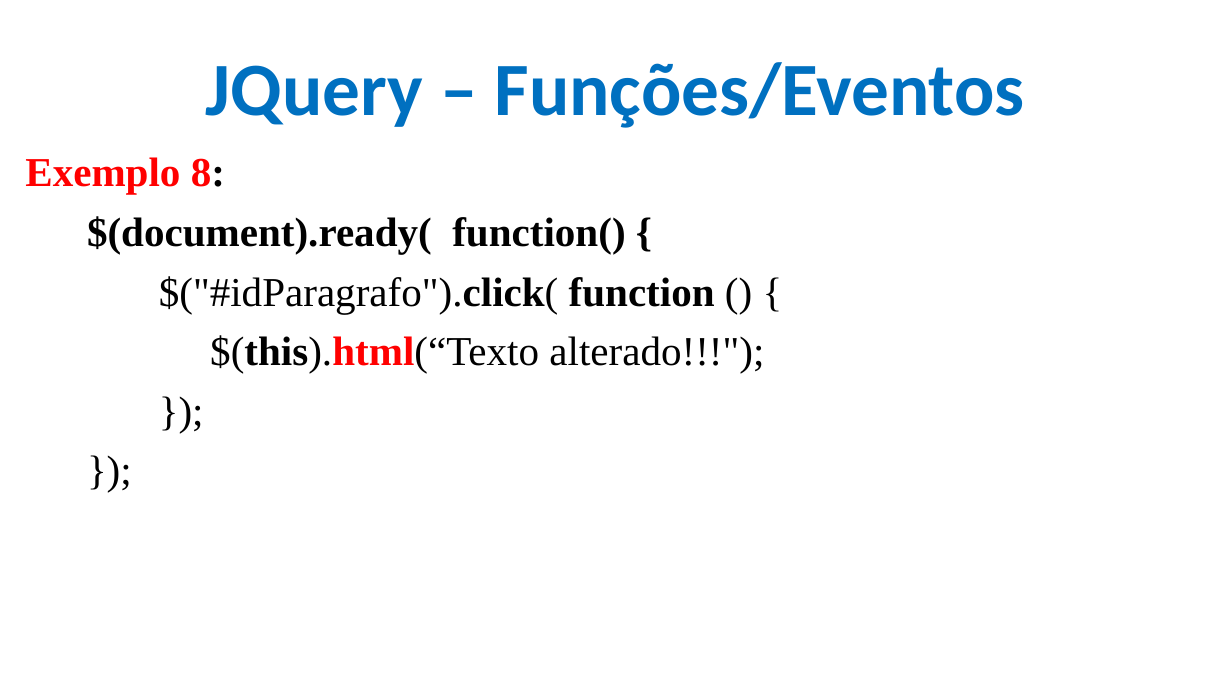
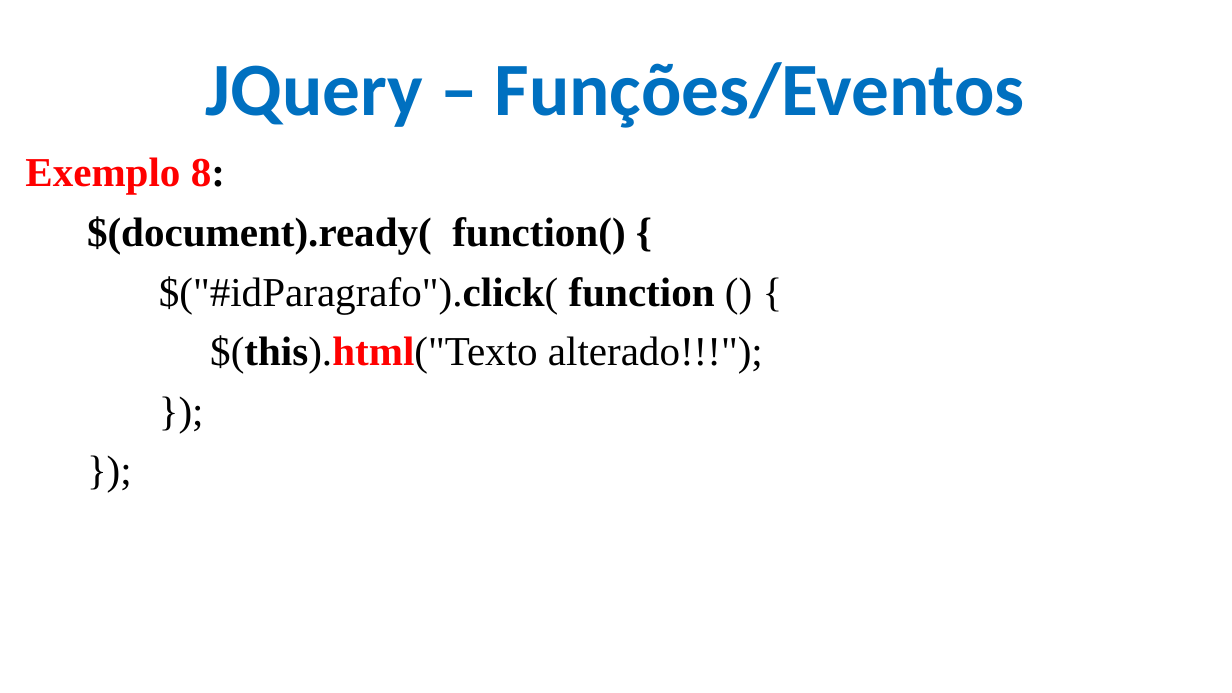
Before and after one commit to CloudEducationBrazil/WydenDesenvolvimentoWebPHP, a slide deck: slide 11 of 01 Classes/Aula 11 Desenvolvimento Web PHP - JQuery.pptx. Drawn at 1232x693 pixels with LibreOffice and Linux fonts; fonts in the diff are those of the drawing; background and template pictures are left out. Boxes give left, top, right and bottom in pixels: in the first picture for what was removed or moved away, otherwise in the second. Text is boxed around its words. In the diff, an @@ line names an element or a change of style, - is before the commit and + after.

```diff
--- a/01 Classes/Aula 11 Desenvolvimento Web PHP - JQuery.pptx
+++ b/01 Classes/Aula 11 Desenvolvimento Web PHP - JQuery.pptx
@@ text at (210,335,763,373): text changed @@
-$(this).html(“Texto alterado!!!");
+$(this).html("Texto alterado!!!");
```
Also in this commit, not shown: 10 other slides changed.
